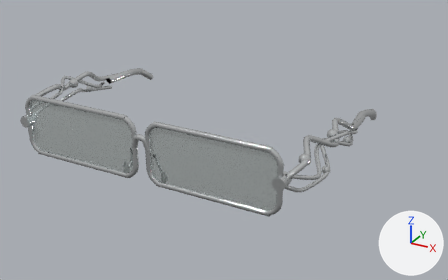
A saved change to the glTF model codex-fold-to-face-prototype/assets/models/silver-vine-glasses.glb.
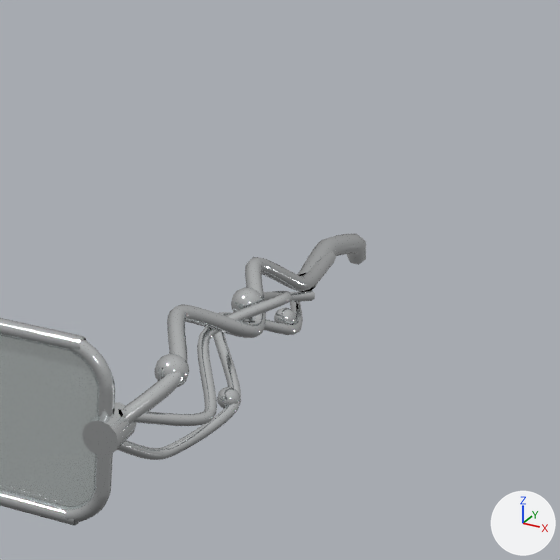
The first picture shows the older version from a 50 mm camera at (2.94, -3.89, 2.22) aimed at (0.23, 1.05, -0.25). The close-ups show the older and then the newer version on the part from 54% to 100% of the width and 8% to 82% of the height of that picture. Only the edits that show in the close-ups are written down. The axes (+X, +Y, +Z) are drawn at lower right. The lights are the same throughout. Where no turn or scale is listed for an object, it has been applied to the vertices. Vertices at exactly the same position are counted once.

The scene before the commit, as lines of its bpy script (objects in view):
```python
me_mesh_18 = bpy.data.meshes.new('Mesh_18')
me_mesh_18.from_pydata(...)  # 497 vertices, 980 faces; spans x -0.02..0.21, y -0.02..1.62, z -0.05..0.22
me_mesh_18.materials.append(mat_polished_silver)  # white #e8ebec
me_mesh_19 = bpy.data.meshes.new('Mesh_19')
me_mesh_19.from_pydata(...)  # 427 vertices, 840 faces; spans x -0.016..0.217, y -0.02..1.356, z -0.178..0.077
me_mesh_19.materials.append(mat_polished_silver)  # white #e8ebec
me_mesh_20 = bpy.data.meshes.new('Mesh_20')
me_mesh_20.from_pydata(...)  # 427 vertices, 840 faces; spans x 0.006..0.256, y 0.009..1.308, z -0.056..0.178
me_mesh_20.materials.append(mat_polished_silver)  # white #e8ebec
me_mesh_25 = bpy.data.meshes.new('Mesh_25')
me_mesh_25.from_pydata(...)  # 287 vertices, 560 faces; spans x 0.063..0.167, y 1.347..2.141, z -0.22..0.021
me_mesh_25.materials.append(mat_polished_silver)  # white #e8ebec
me_mesh_3 = bpy.data.meshes.new('Mesh_3')
me_mesh_3.from_pydata(...)  # 68 vertices, 66 faces; spans x -0.61..0.61, y 0.0, z -0.275..0.275
me_mesh_3.materials.append(mat_clear_lens)  # white #dce8e7
ob_ear_tip_001 = bpy.data.objects.new('Ear_Tip.001', me_mesh_25)
ob_ear_tip_001.location = (1.3, 0.01, 0.03)
ob_lens_r = bpy.data.objects.new('Lens_R', me_mesh_3)
ob_lens_r.location = (0.68, 0.015, 0.0)
ob_vine_wire_1_001 = bpy.data.objects.new('Vine_Wire_1.001', me_mesh_18)
ob_vine_wire_1_001.location = (1.3, 0.01, 0.03)
ob_vine_wire_2_001 = bpy.data.objects.new('Vine_Wire_2.001', me_mesh_19)
ob_vine_wire_2_001.location = (1.3, 0.01, 0.03)
ob_vine_wire_3_001 = bpy.data.objects.new('Vine_Wire_3.001', me_mesh_20)
ob_vine_wire_3_001.location = (1.3, 0.01, 0.03)
# also in view: 'Hinge.001' at (1.3, 0.01, 0.03); 'Rim_R' at (0.68, 0.0, 0.0)
```
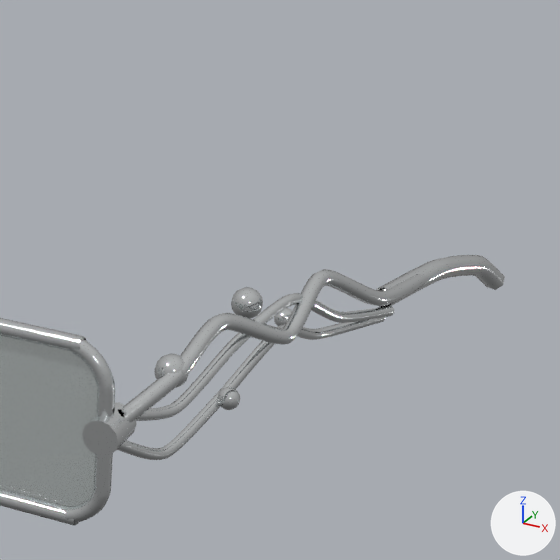
Pixel boxes (x1, y1, x2, y2) of what changed, in the close-ups (560 x 560 px; the box of a moved part takes in the faces that stretch with it):
'Vine_Wire_1.001', reshaped (45% wider, 11% shorter)
    before: (123, 251, 336, 423)
    after: (121, 269, 430, 422)
'Vine_Wire_3.001', reshaped (41% wider)
    before: (121, 291, 315, 426)
    after: (121, 293, 394, 421)
'Vine_Wire_2.001', reshaped (44% wider, 9% shorter)
    before: (117, 302, 303, 460)
    after: (117, 317, 385, 460)
'Ear_Tip.001', reshaped (86% wider, 9% shorter)
    before: (297, 234, 366, 291)
    after: (376, 255, 505, 307)
part 1 of me_mesh_18, moved or reshaped
    before: (142, 251, 336, 408)
    after: (140, 269, 430, 407)

What changed in the scene script:
```text
Change me_mesh_18:
    used by ob_vine_wire_1_001; location = (1.3, 0.01, 0.03)
    remove me_mesh_18.from_pydata(...)  # 497 vertices, 980 faces; spans x -0.02..0.21, y -0.02..1.62, z -0.05..0.22
    add me_mesh_18.from_pydata(...)  # 497 vertices, 980 faces; spans x -0.02..0.51, y -0.02..1.62, z -0.04..0.23
    me_mesh_18 part 1: 444 of 497 vertices moved; they spanned x 0.0..0.21, y 0.09..1.62, z -0.05..0.22 and now span x 0.06..0.51, y 0.09..1.62, z -0.04..0.23; mean shift (0.18, 0.01, 0.0); largest move (0.12, 1.62, 0.0) -> (0.48, 1.62, 0.01)
Change me_mesh_19:
    used by ob_vine_wire_2_001; location = (1.3, 0.01, 0.03)
    remove me_mesh_19.from_pydata(...)  # 427 vertices, 840 faces; spans x -0.016..0.217, y -0.02..1.356, z -0.178..0.077
    add me_mesh_19.from_pydata(...)  # 427 vertices, 840 faces; spans x -0.016..0.417, y -0.02..1.356, z -0.178..0.076
    me_mesh_19 part 2: 420 of 427 vertices moved; they spanned x -0.008..0.217, y 0.002..1.356, z -0.178..0.077 and now span x -0.008..0.417, y 0.0..1.356, z -0.178..0.076; mean shift (0.082, 0.001, -0.002); largest move (0.09, 1.349, -0.075) -> (0.394, 1.354, -0.074)
Change me_mesh_20:
    used by ob_vine_wire_3_001; location = (1.3, 0.01, 0.03)
    remove me_mesh_20.from_pydata(...)  # 427 vertices, 840 faces; spans x 0.006..0.256, y 0.009..1.308, z -0.056..0.178
    add me_mesh_20.from_pydata(...)  # 427 vertices, 840 faces; spans x 0.003..0.456, y 0.013..1.307, z -0.056..0.179
    me_mesh_20 part 3: 427 of 427 vertices moved; they spanned x 0.006..0.256, y 0.009..1.308, z -0.056..0.178 and now span x 0.003..0.456, y 0.013..1.307, z -0.056..0.179; mean shift (0.096, 0.006, -0.001)
Change me_mesh_25:
    used by ob_ear_tip_001; location = (1.3, 0.01, 0.03)
    remove me_mesh_25.from_pydata(...)  # 287 vertices, 560 faces; spans x 0.063..0.167, y 1.347..2.141, z -0.22..0.021
    add me_mesh_25.from_pydata(...)  # 287 vertices, 560 faces; spans x 0.364..0.655, y 1.34..2.139, z -0.219..0.021
    me_mesh_25 part 4: 287 of 287 vertices moved; they spanned x 0.063..0.167, y 1.347..2.141, z -0.22..0.021 and now span x 0.364..0.655, y 1.34..2.139, z -0.219..0.021; mean shift (0.401, -0.002, 0.001)
```
